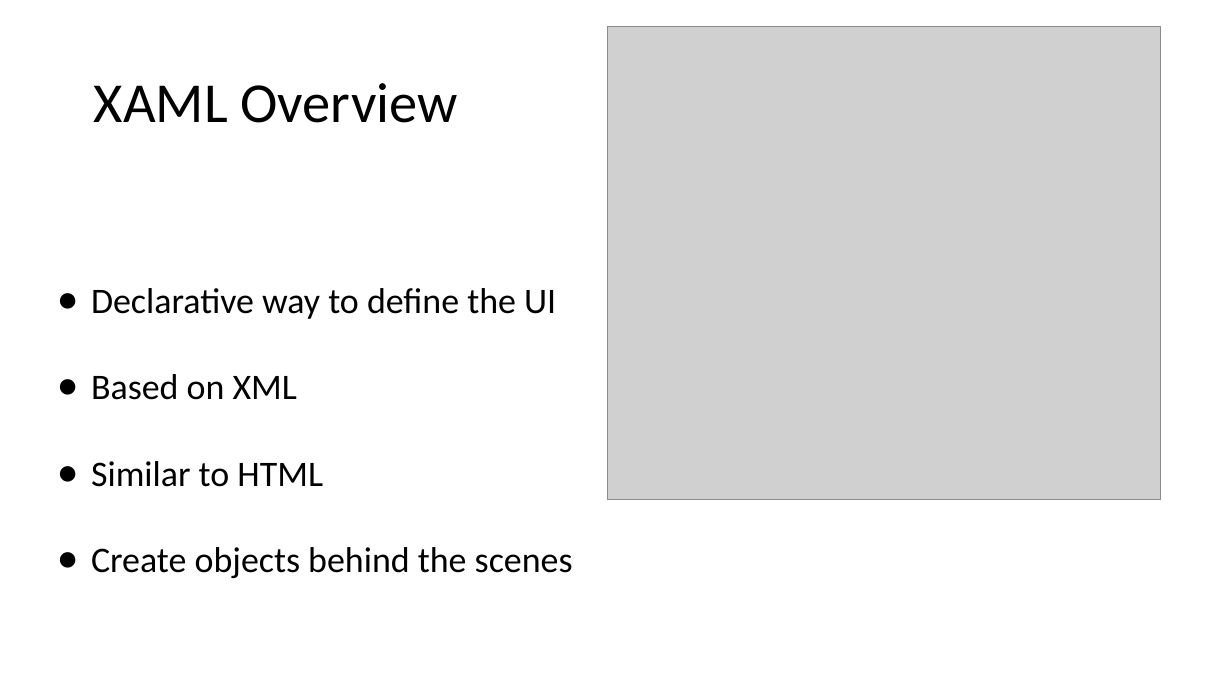
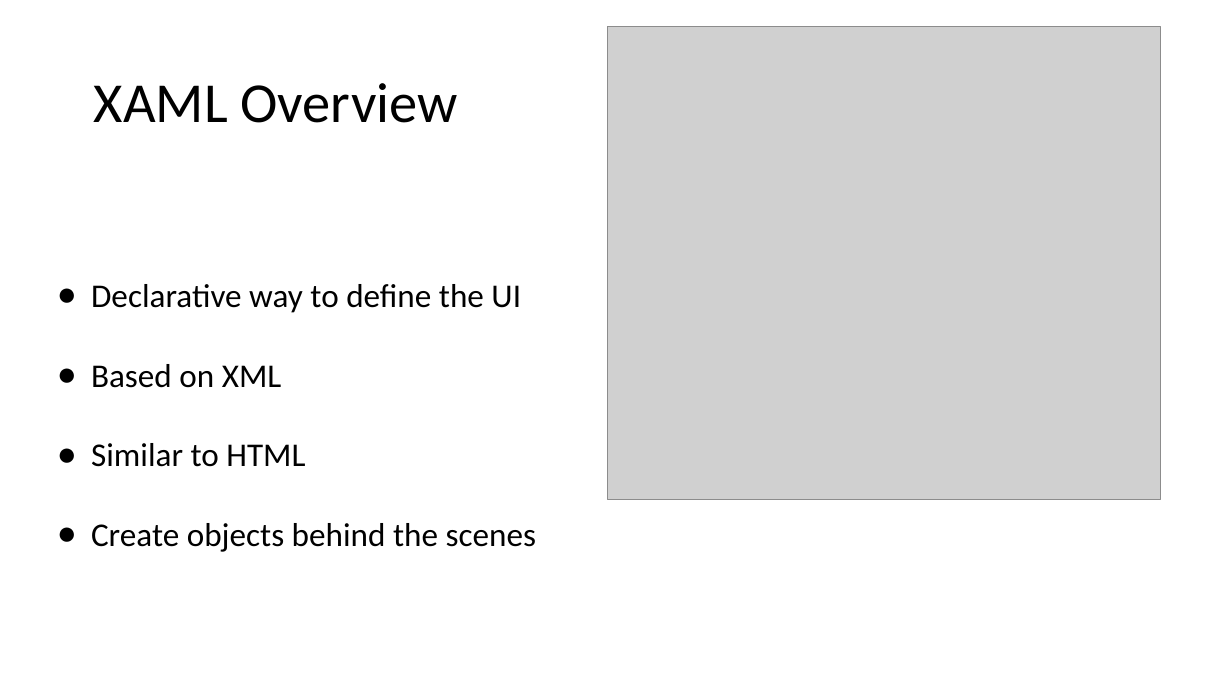
Before and after one commit to idzikovski/net-maui-lecturer-repo, a slide deck: slide 10 of CLASS 1/MAUI Intro.pptx. Drawn at 1232x693 pixels with LibreOffice and Linux fonts; fonts in the diff are those of the drawing; grey boxes stand for pictures; background and template pictures are left out. Boxes give left, top, right and bottom in pixels: in the first picture for what was removed or moved away, otherwise in the second. Text is boxed around its words. In the diff, an @@ line names an element or a change of style, - is before the commit and + after.

```diff
--- a/CLASS 1/MAUI Intro.pptx
+++ b/CLASS 1/MAUI Intro.pptx
@@ text "Declarative way to define the ..." at <box>91,284,536,552</box>: size 21 to 19.4 pt @@
```
Also in this commit, not shown: 1 slide added.
